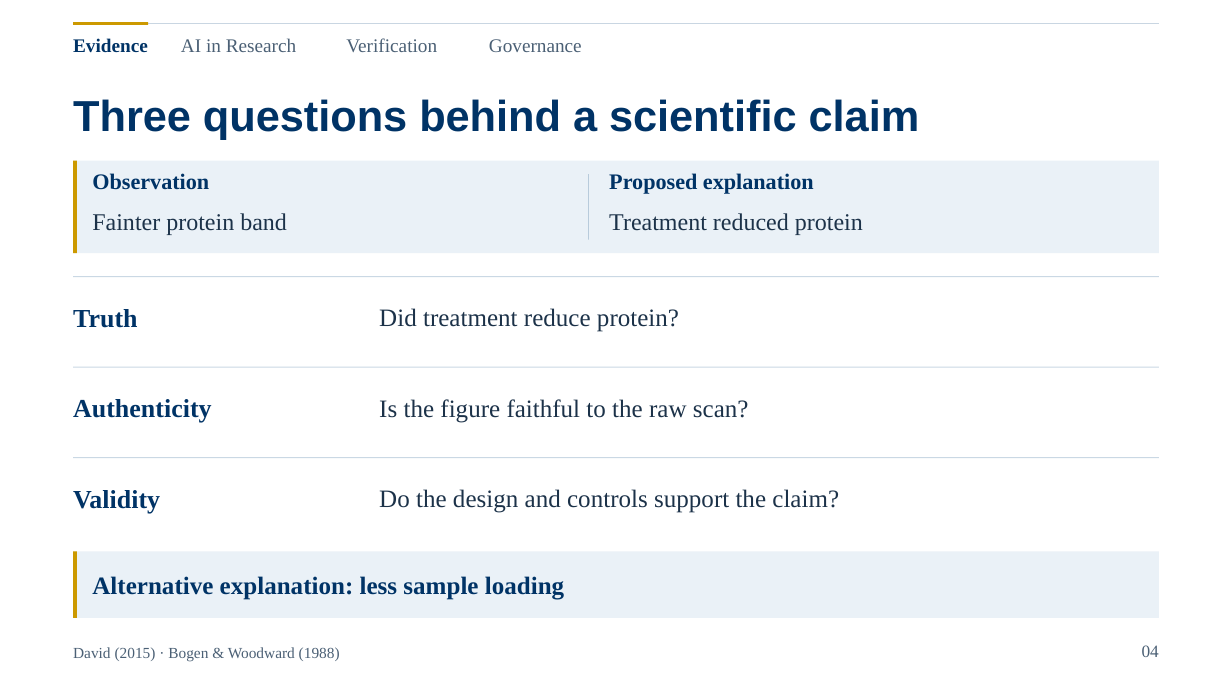
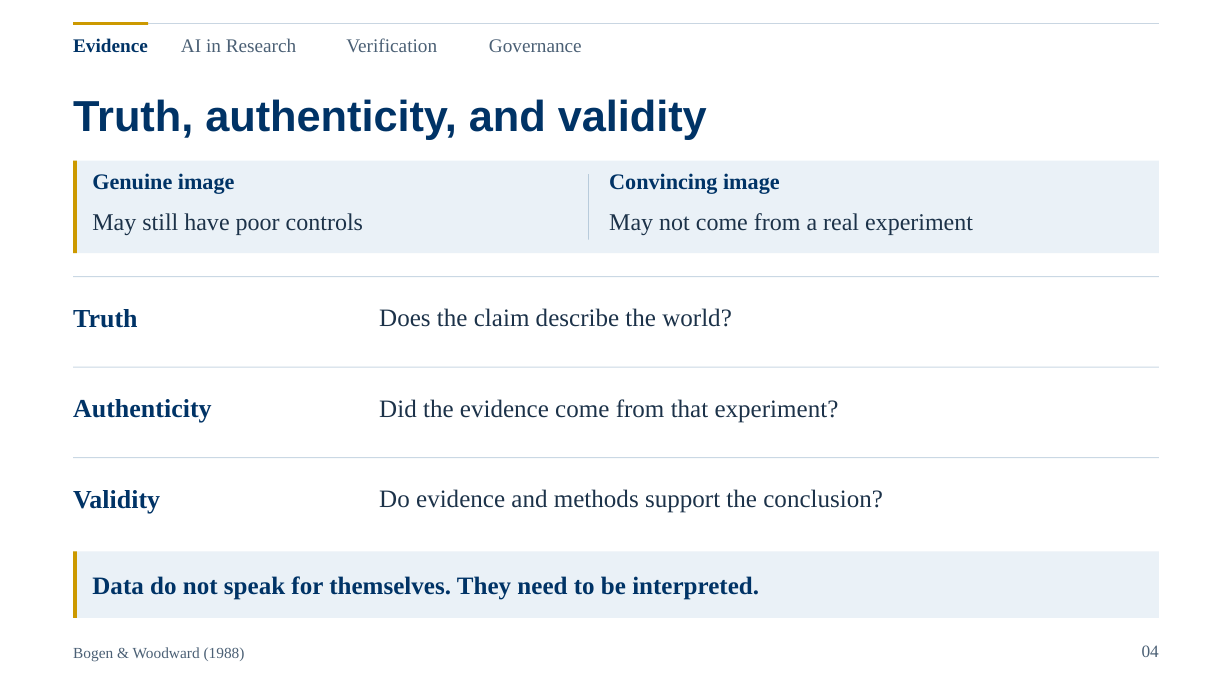
Before and after one commit to acmomo/cursor-playground, a slide deck: slide 4 of INFH5000_PPT_SpeakerAligned_KeywordVersion.pptx. Drawn at 1232x693 pixels with LibreOffice and Linux fonts; fonts in the diff are those of the drawing. Boxes give left, top, right and bottom in pixels: in the first picture for what was removed or moved away, otherwise in the second. Text is boxed around its words. In the diff, an @@ line names an element or a change of style, - is before the commit and + after.

```diff
--- a/INFH5000_PPT_SpeakerAligned_KeywordVersion.pptx
+++ b/INFH5000_PPT_SpeakerAligned_KeywordVersion.pptx
@@ text at [73,99,707,139]: text changed @@
-Three questions behind a scientific claim
+Truth, authenticity, and validity
@@ text at [92,173,235,194]: text changed @@
-Observation
+Genuine image
@@ text at [609,173,780,194]: text changed @@
-Proposed explanation
+Convincing image
@@ text at [92,213,363,235]: text changed @@
-Fainter protein band
+May still have poor controls
@@ text at [609,213,973,235]: text changed @@
-Treatment reduced protein
+May not come from a real experiment
@@ text at [379,308,732,327]: text changed @@
-Did treatment reduce protein?
+Does the claim describe the world?
@@ text at [379,399,839,423]: text changed @@
-Is the figure faithful to the raw scan?
+Did the evidence come from that experiment?
@@ text at [379,489,883,513]: text changed @@
-Do the design and controls support the claim?
+Do evidence and methods support the conclusion?
@@ text at [92,576,759,600]: text changed @@
-Alternative explanation: less sample loading
+Data do not speak for themselves. They need to be interpreted.
@@ text at [73,647,245,662]: text changed @@
-David (2015) · Bogen & Woodward (1988)
+Bogen & Woodward (1988)
```
Also in this commit, not shown: 6 other slides changed, 2 slides added, 2 slides removed.
